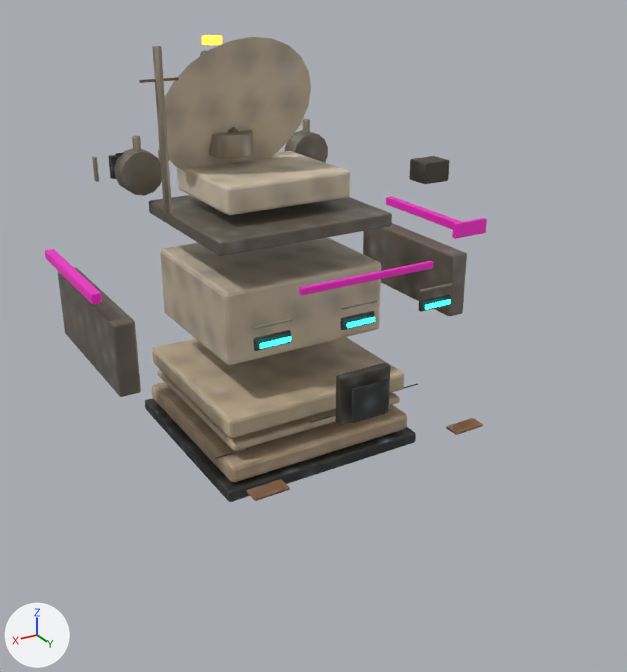
An edit to the glTF model assets/models/buildings/outpost.glb, drawn before and after from the same camera.
Rendered twice from a camera (50 mm lens) standing at (1.78, 3.15, 2.09) and looking at (-0.01, 0.17, 0.6). The axes (+X, +Y, +Z) are drawn at lower left. The lights are the same throughout. The first picture is the older version. Vertices at exactly the same position are counted once.

Objects in the first picture: 'Sandwar3D'.
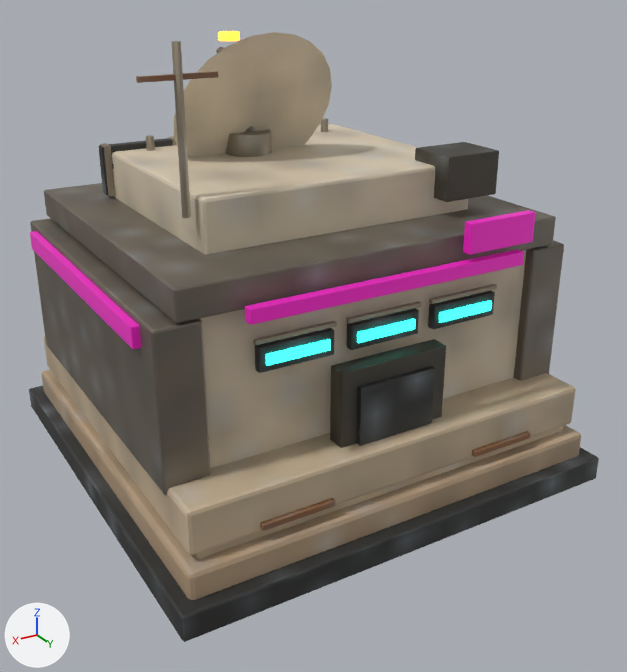
Boxes (x1, y1, x2, y2) around the edits, measured in the pictures (627 x 672 px; the box of a moved part takes in the faces that stretch with it):
'Sandwar3D', reshaped (29% wider, 31% taller)
    before: (45, 35, 487, 502)
    after: (29, 31, 599, 642)
part 1 of me_cube, moved or reshaped
    before: (145, 398, 416, 502)
    after: (29, 386, 599, 642)
part 2 of me_cube, moved or reshaped (not visible afterwards)
    before: (216, 448, 249, 459)
part 3 of me_cube, moved or reshaped
    before: (418, 294, 450, 312)
    after: (428, 290, 495, 329)
part 4 of me_cube, moved or reshaped
    before: (340, 311, 375, 330)
    after: (346, 308, 419, 350)
part 5 of me_cube, moved or reshaped
    before: (253, 330, 291, 351)
    after: (255, 328, 334, 373)
part 6 of me_cube, moved or reshaped
    before: (351, 379, 389, 423)
    after: (357, 366, 435, 446)
part 7 of me_cube, moved or reshaped
    before: (108, 155, 119, 179)
    after: (99, 138, 173, 195)
part 8 of me_cube, moved or reshaped
    before: (446, 418, 483, 435)
    after: (472, 431, 530, 457)
part 9 of me_cube, moved or reshaped
    before: (247, 479, 290, 501)
    after: (260, 498, 335, 531)
part 10 of me_cube, moved or reshaped
    before: (139, 77, 179, 83)
    after: (136, 71, 218, 83)
part 11 of me_cube, moved or reshaped
    before: (149, 195, 392, 256)
    after: (44, 183, 556, 323)
part 12 of me_cube, moved or reshaped
    before: (363, 223, 467, 316)
    after: (514, 240, 564, 381)
part 13 of me_cube, moved or reshaped
    before: (58, 267, 141, 397)
    after: (30, 218, 211, 495)
part 14 of me_cube, moved or reshaped (not visible afterwards)
    before: (285, 130, 328, 163)
part 15 of me_cube, moved or reshaped (not visible afterwards)
    before: (114, 148, 162, 196)
part 16 of me_cube, moved or reshaped (mostly hidden)
    before: (227, 127, 238, 133)
    after: (245, 126, 256, 132)
part 17 of me_cube, moved or reshaped
    before: (200, 50, 207, 56)
    after: (216, 47, 224, 53)
part 18 of me_cube, moved or reshaped
    before: (177, 151, 350, 215)
    after: (112, 124, 468, 254)
part 19 of me_cube, moved or reshaped
    before: (45, 35, 487, 482)
    after: (30, 31, 581, 600)

The edits, one by one:
me_cube is used by ob_sandwar3d; location (0.0, 0.0, 0.0).
me_cube had 2964 vertices, 5736 faces and spanned x -0.92..0.92, y -0.69..0.69, z 0.0..1.83.
me_cube now has 2964 vertices, 5736 faces and spans x -0.98..0.98, y -0.98..0.98, z 0.0..1.86.
me_cube part 1: the loose piece of 56 vertices spanning x -0.49..0.49, y -0.66..0.32, z 0.0..0.06 is scaled about its middle by (2.01, 2.01, 2.22), then moved by (0.0, 0.17, 0.03).
me_cube part 2: the loose piece of 56 vertices spanning x 0.4..0.56, y 0.35, z 0.25..0.26 is scaled about its middle by (2.01, 2.17, 2.38), then moved by (0.0, 0.17, 0.03).
me_cube part 3: the loose piece of 56 vertices spanning x -0.46..-0.3, y 0.52..0.54, z 0.78..0.83 is scaled about its middle by (2.05, 2.38, 2.15), then moved by (0.0, 0.17, 0.03).
me_cube part 4: the loose piece of 56 vertices spanning x -0.08..0.08, y 0.52..0.54, z 0.78..0.83 is scaled about its middle by (2.05, 2.38, 2.15), then moved by (0.0, 0.17, 0.03).
me_cube part 5: the loose piece of 56 vertices spanning x 0.3..0.46, y 0.52..0.54, z 0.78..0.83 is scaled about its middle by (2.05, 2.38, 2.15), then moved by (0.0, 0.17, 0.03).
me_cube part 6: the loose piece of 56 vertices spanning x -0.09..0.09, y 0.62..0.63, z 0.42..0.57 is scaled about its middle by (2.01, 2.2, 2.02), then moved by (0.0, 0.17, 0.03).
me_cube part 7: the loose piece of 56 vertices spanning x 0.37..0.55, y -0.69..-0.67, z 1.19..1.29 is scaled about its middle by (2.04, 2.29, 2.07), then moved by (0.0, 0.17, 0.03).
me_cube part 8: the loose piece of 56 vertices spanning x -0.56..-0.4, y 0.62..0.69, z 0.25..0.26 is scaled about its middle by (2.03, 2.07, 2.36), then moved by (0.0, 0.17, 0.03).
me_cube part 9: the loose piece of 56 vertices spanning x 0.4..0.56, y 0.62..0.69, z 0.25..0.26 is scaled about its middle by (2.03, 2.07, 2.36), then moved by (0.0, 0.17, 0.03).
me_cube part 10: the loose piece of 56 vertices spanning x 0.57..0.71, y 0.22..0.23, z 1.72..1.73 is scaled about its middle by (2.01, 2.13, 2.13), then moved by (0.0, 0.17, 0.03).
me_cube part 11: the loose piece of 56 vertices spanning x -0.41..0.41, y -0.59..0.17, z 1.03..1.09 is scaled about its middle by (2.01, 2.01, 2.16), then moved by (0.0, 0.17, 0.03).
me_cube part 12: the loose piece of 56 vertices spanning x -0.87..-0.77, y -0.59..0.16, z 0.53..0.84 is scaled about its middle by (2.13, 2.02, 2.04), then moved by (0.0, 0.17, 0.03).
me_cube part 13: the loose piece of 56 vertices spanning x 0.77..0.87, y -0.59..0.16, z 0.53..0.84 is scaled about its middle by (2.13, 2.02, 2.04), then moved by (0.0, 0.17, 0.03).
me_cube part 14: the loose piece of 84 vertices spanning x -0.54..-0.34, y -0.66..-0.56, z 1.12..1.32 is moved by (0.0, 0.17, 0.03).
me_cube part 15: the loose piece of 84 vertices spanning x 0.34..0.54, y -0.66..-0.56, z 1.12..1.32 is moved by (0.0, 0.17, 0.03).
me_cube part 16: the loose piece of 60 vertices spanning x 0.07..0.13, y -0.39..-0.32, z 1.39..1.69 is moved by (0.0, 0.17, 0.03).
me_cube part 17: the loose piece of 112 vertices spanning x 0.08..0.12, y -0.6..-0.3, z 1.55..1.73 is moved by (0.0, 0.17, 0.03).
me_cube part 18: the loose piece of 56 vertices spanning x -0.3..0.3, y -0.52..0.01, z 1.14..1.26 is scaled about its middle by (2.03, 2.03, 2.14), then moved by (0.0, 0.17, 0.03).
me_cube part 19: 1504 of 2964 vertices moved; they spanned x -0.92..0.92, y -0.69..0.61, z 0.06..1.83 and now span x -0.94..0.94, y -0.93..0.93, z 0.05..1.86; mean shift (0.0, 0.17, 0.03); largest move (-0.46, 0.27, 0.14) -> (-0.92, 0.91, 0.21).
Other edits to the shape of me_cube do not show in these pictures.
